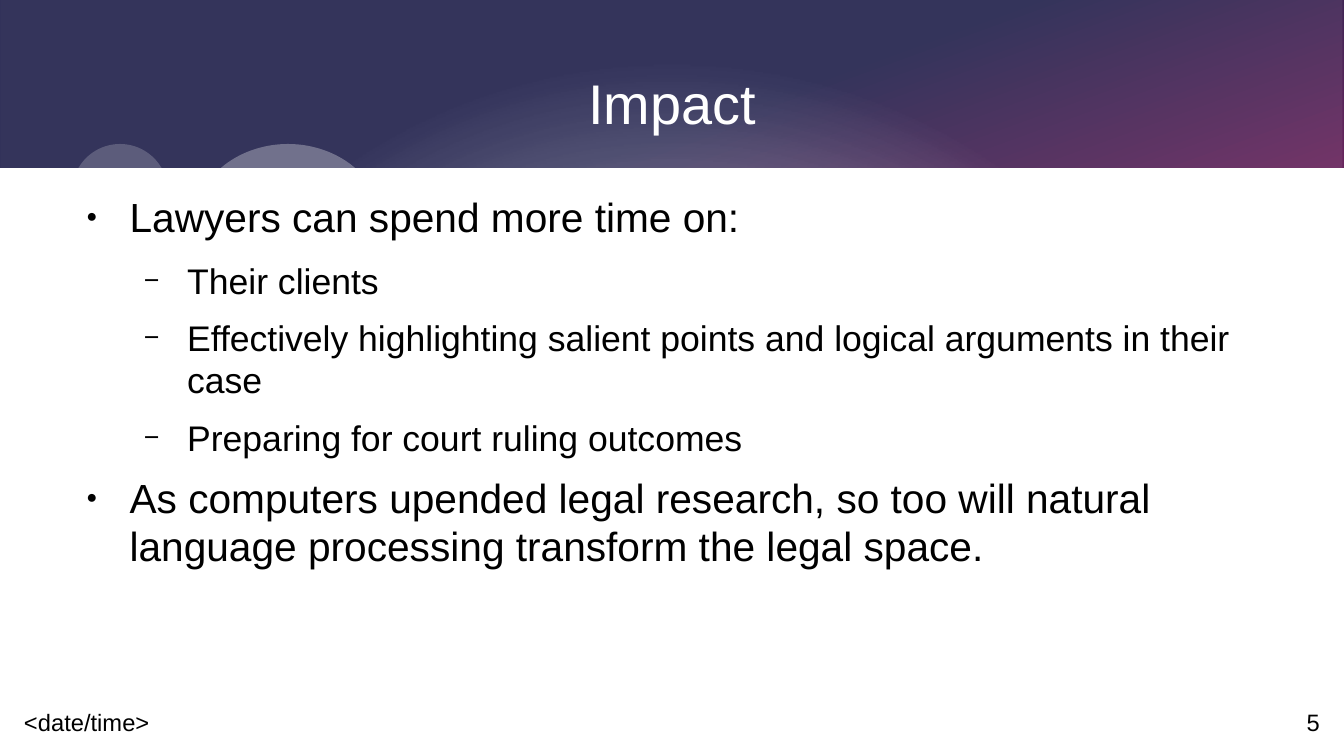
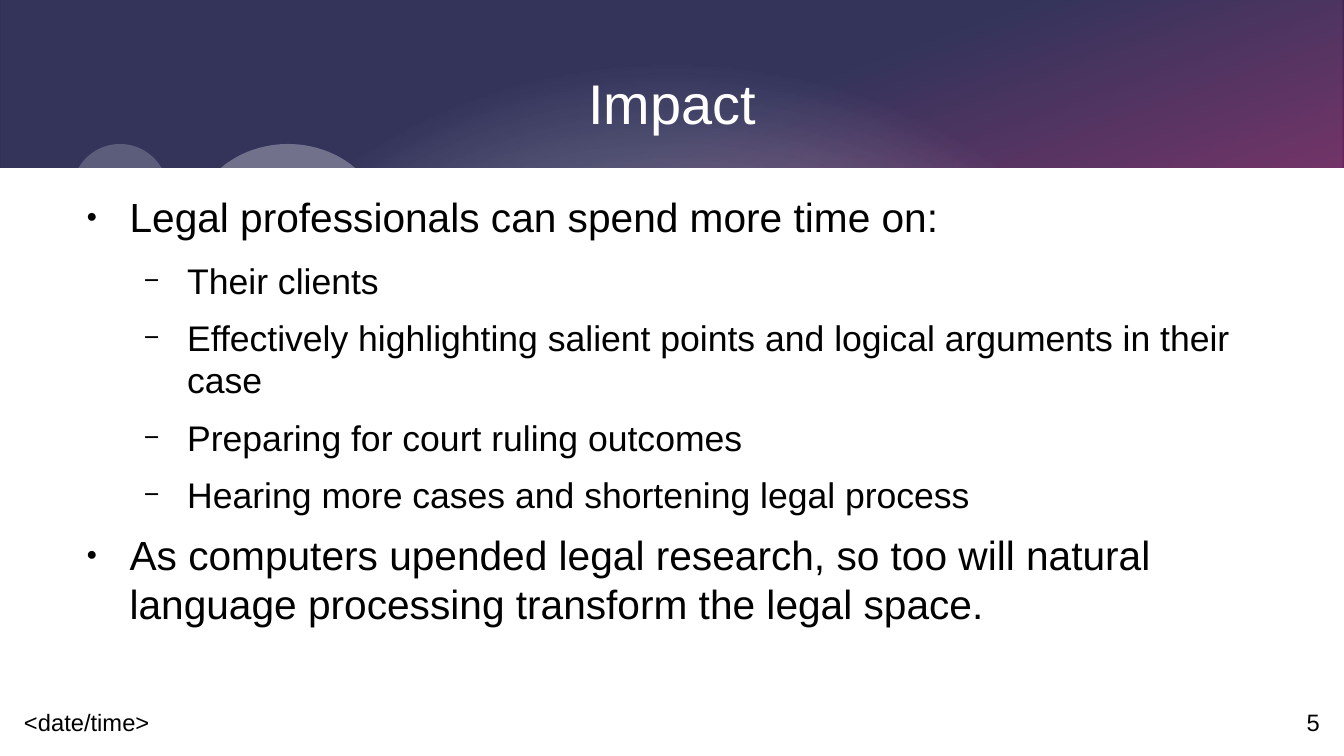
Before and after one commit to RMLanders/filevine_casestudy, a slide deck: slide 5 of presentation.odp. Drawn at 1344x756 pixels with LibreOffice and Linux fonts; fonts in the diff are those of the drawing. Boxes give left, top, right and bottom in pixels: in the first picture for what was removed or moved away, otherwise in the second. Text is boxed around its words. In the diff, an @@ line names an element or a change of style, - is before the commit and + after.

```diff
--- a/presentation.odp
+++ b/presentation.odp
@@ text at bbox=[130, 202, 938, 240]: text changed @@
-● Lawyers can spend more time on:
+● Legal professionals can spend more time on:
@@ text at bbox=[187, 482, 969, 515]: paragraph added @@
+  − Hearing more cases and shortening legal process
```
Also in this commit, not shown: 7 other slides changed, 6 slides added, 2 slides removed, 46 other files.
